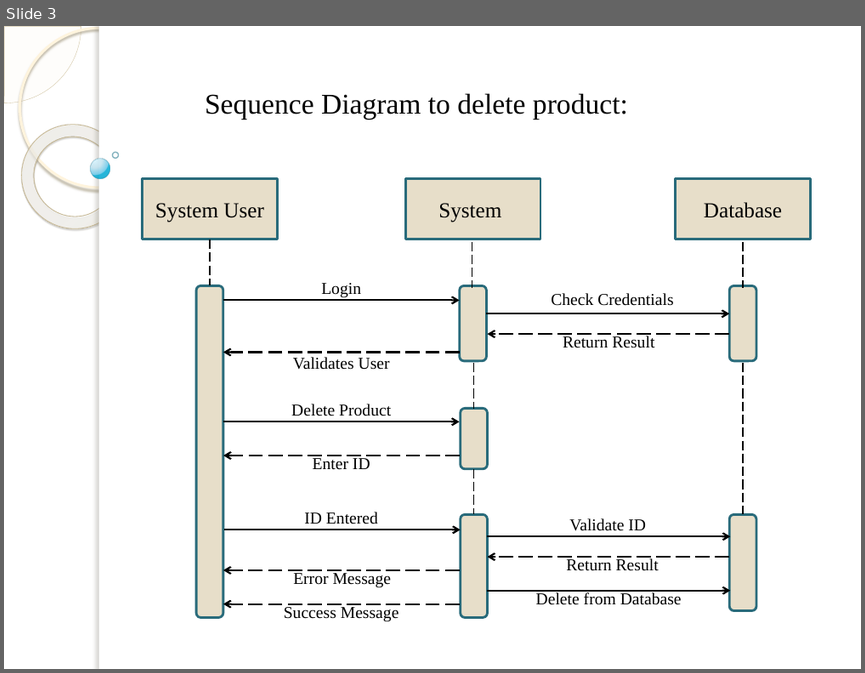
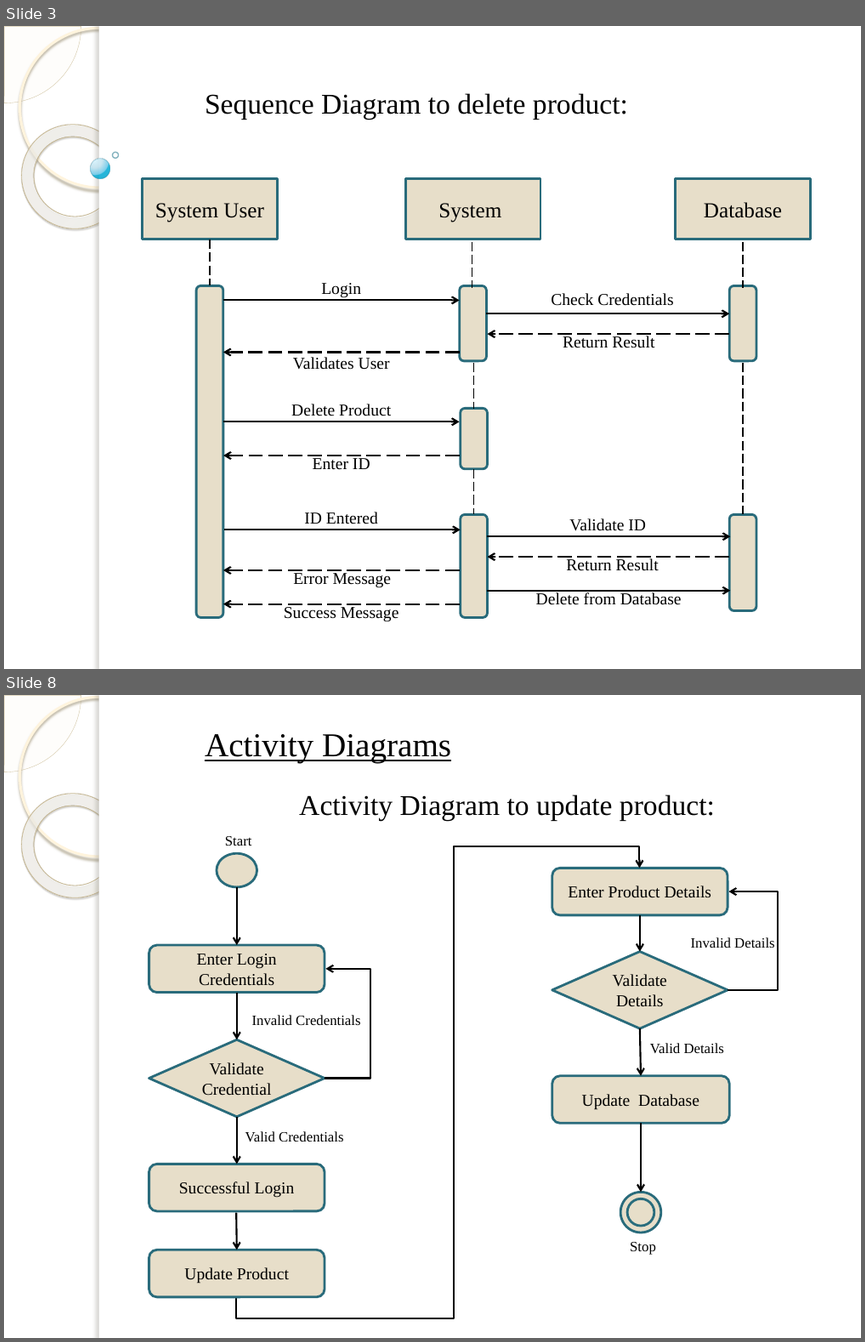
Before and after one commit to RohitKumarCG/InventoryProject, a slide deck: Rohit_Project_PPT.pptx. Shown one above the other, each under a label of ours: slide 3 before the commit, slides 3 and 8 after it; the slides between them are not shown. The pictures are 865x673 and 865x1342 pixels, drawn with LibreOffice and Linux fonts; fonts in the diff are those of the drawing; background and template pictures are left out. Boxes give left, top, right and bottom in pixels: in the first picture for what was removed or moved away, otherwise in the second. Text is boxed around its words. In the diff, an @@ line names an element or a change of style, - is before the commit and + after.

```diff
--- a/Rohit_Project_PPT.pptx
+++ b/Rohit_Project_PPT.pptx
@@ slide 8 added at <box>4,695,861,1338</box>, background picture (left out); not listed: 5 template elements that a slide beside it also shows @@
@@ text added at <box>205,734,451,763</box>, 28 pt, text #000000, underline @@
+Activity Diagrams
@@ text added at <box>299,794,715,821</box>, 24 pt, text #000000 @@
+Activity Diagram to update product:
@@ text added at <box>225,836,252,845</box>, 12 pt, text #000000 @@
+Start
@@ elbow arrow added from (236, 1297) to (639, 868), #000000 1.5 pt @@
@@ ellipse added at <box>216,853,256,887</box>, fill #E7DEC9, outline #296B7C 2 pt @@
@@ rounded rectangle added at <box>552,868,728,915</box>, fill #E7DEC9, outline #296B7C 2 pt, 14 pt, text #000000 @@
+Enter Product Details
@@ arrow added from (237, 887) to (237, 945), #000000 1.5 pt @@
@@ elbow arrow added from (727, 990) to (729, 891), #000000 1.5 pt @@
@@ arrow added from (640, 915) to (640, 951), #000000 1.5 pt @@
@@ rounded rectangle added at <box>148,945,324,993</box>, fill #E7DEC9, outline #296B7C 2 pt, 14 pt, text #000000 @@
+Enter Login Credentials
@@ text added at <box>691,937,774,947</box>, 12 pt, text #000000 @@
+Invalid Details
@@ elbow arrow added from (324, 1078) to (325, 969), #000000 1.5 pt @@
@@ diamond added at <box>552,951,728,1028</box>, fill #E7DEC9, outline #296B7C 2 pt, 14 pt, text #000000 @@
+Validate Details
@@ arrow added from (237, 993) to (237, 1039), #000000 1.5 pt @@
@@ text added at <box>252,1015,360,1025</box>, 12 pt, text #000000 @@
+Invalid Credentials
@@ diamond added at <box>148,1039,324,1117</box>, fill #E7DEC9, outline #296B7C 2 pt, 14 pt, text #000000 @@
+Validate Credential
@@ arrow added from (640, 1028) to (641, 1076), #000000 1.5 pt @@
@@ text added at <box>650,1043,724,1053</box>, 12 pt, text #000000 @@
+Valid Details
@@ rounded rectangle added at <box>552,1076,730,1123</box>, fill #E7DEC9, outline #296B7C 2 pt, 14 pt, text #000000 @@
+Update Database
@@ arrow added from (237, 1117) to (237, 1163), #000000 1.5 pt @@
@@ arrow added from (641, 1123) to (641, 1192), #000000 1.5 pt @@
@@ text added at <box>245,1131,343,1141</box>, 12 pt, text #000000 @@
+Valid Credentials
@@ rounded rectangle added at <box>148,1163,324,1211</box>, fill #E7DEC9, outline #296B7C 2 pt, 14 pt, text #000000 @@
+Successful Login
@@ ellipse added at <box>620,1192,660,1232</box>, fill #E7DEC9, outline #296B7C 2 pt @@
@@ ellipse added at <box>627,1199,653,1225</box>, fill #E7DEC9, outline #2A6D7D 2 pt @@
@@ arrow added from (236, 1213) to (237, 1249), #000000 1.5 pt @@
@@ rounded rectangle added at <box>148,1249,324,1297</box>, fill #E7DEC9, outline #296B7C 2 pt, 14 pt, text #000000 @@
+Update Product
@@ text added at <box>630,1242,656,1254</box>, 12 pt, text #000000 @@
+Stop
```
Also in this commit, not shown: 2 slides changed, 2 other slides added.
